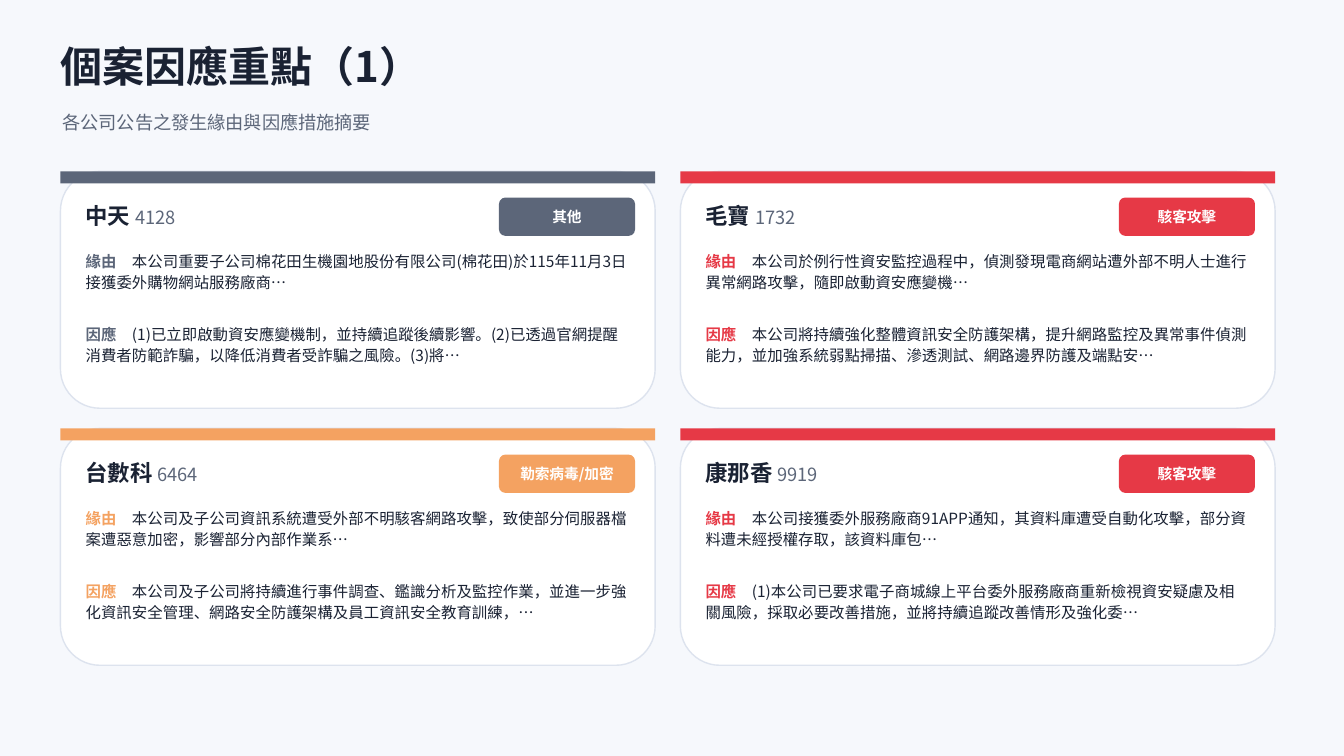
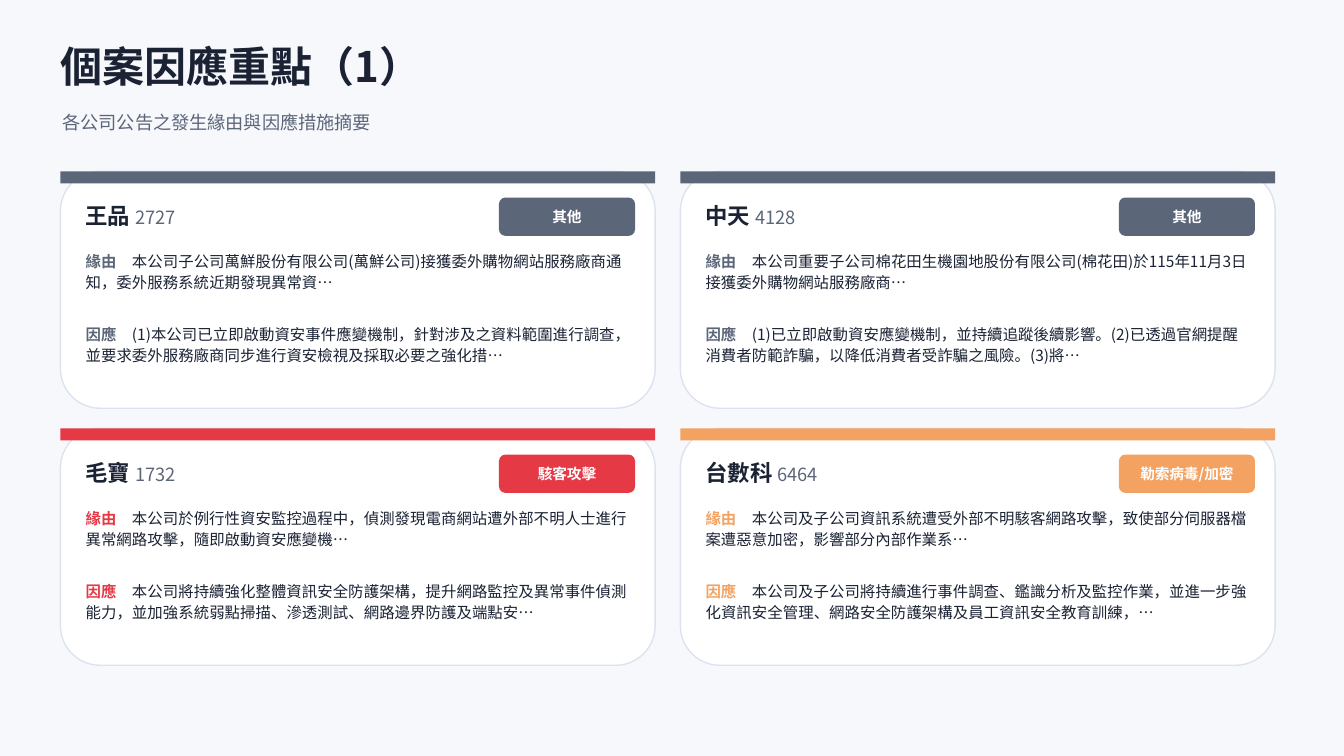
Before and after one commit to Johnnylin77/mops-isec-monitor, a slide deck: slide 6 of 資安事件因應分析.pptx. Drawn at 1344x756 pixels with LibreOffice and Linux fonts; fonts in the diff are those of the drawing. Boxes give left, top, right and bottom in pixels: in the first picture for what was removed or moved away, otherwise in the second. Text is boxed around its words. In the diff, an @@ line names an element or a change of style, - is before the commit and + after.

```diff
--- a/資安事件因應分析.pptx
+++ b/資安事件因應分析.pptx
@@ rectangle at [681, 171, 1275, 184]: fill #E63946 to #5C6679 @@
@@ text at [86, 206, 175, 226]: text changed @@
-中天 4128
+王品 2727
@@ text at [706, 205, 795, 226]: text changed @@
-毛寶 1732
+中天 4128
@@ rounded rectangle at [1119, 198, 1255, 236]: fill #E63946 to #5C6679 @@
@@ text at [1172, 209, 1201, 223]: text changed @@
-駭客攻擊
+其他
@@ text at [86, 254, 621, 290]: text changed @@
-緣由 本公司重要子公司棉花田生機園地股份有限公司(棉花田)於115年11月3日接獲委外購物網站服務廠商…
+緣由 本公司子公司萬鮮股份有限公司(萬鮮公司)接獲委外購物網站服務廠商通知，委外服務系統近期發現異常資…
@@ text at [706, 254, 1247, 270]: text changed @@
-緣由 本公司於例行性資安監控過程中，偵測發現電商網站遭外部不明人士進行異常網路攻擊，隨即啟動資安應變機…
+緣由 本公司重要子公司棉花田生機園地股份有限公司(棉花田)於115年11月3日接獲委外購物網站服務廠商…
@@ text at [86, 325, 630, 363]: text changed @@
-因應 (1)已立即啟動資安應變機制，並持續追蹤後續影響。(2)已透過官網提醒消費者防範詐騙，以降低消費者受詐騙之風險。(3)將…
+因應 (1)本公司已立即啟動資安事件應變機制，針對涉及之資料範圍進行調查，並要求委外服務廠商同步進行資安檢視及採取必要之強化措…
@@ text at [706, 325, 1238, 364]: text changed @@
-因應 本公司將持續強化整體資訊安全防護架構，提升網路監控及異常事件偵測能力，並加強系統弱點掃描、滲透測試、網路邊界防護及端點安…
+因應 (1)已立即啟動資安應變機制，並持續追蹤後續影響。(2)已透過官網提醒消費者防範詐騙，以降低消費者受詐騙之風險。(3)將…
@@ rectangle at [60, 429, 655, 441]: fill #F4A261 to #E63946 @@
@@ rectangle at [681, 429, 1275, 441]: fill #E63946 to #F4A261 @@
@@ text at [86, 462, 175, 483]: text changed @@
-台數科 6464
+毛寶 1732
@@ rounded rectangle at [499, 455, 635, 493]: fill #F4A261 to #E63946 @@
@@ text at [538, 466, 596, 480]: text changed @@
-勒索病毒/加密
+駭客攻擊
@@ text at [706, 462, 818, 483]: text changed @@
-康那香 9919
+台數科 6464
@@ rounded rectangle at [1119, 455, 1255, 493]: fill #E63946 to #F4A261 @@
@@ text at [1140, 466, 1233, 482]: text changed @@
-駭客攻擊
+勒索病毒/加密
@@ text at [86, 511, 627, 547]: text changed @@
-緣由 本公司及子公司資訊系統遭受外部不明駭客網路攻擊，致使部分伺服器檔案遭惡意加密，影響部分內部作業系…
+緣由 本公司於例行性資安監控過程中，偵測發現電商網站遭外部不明人士進行異常網路攻擊，隨即啟動資安應變機…
@@ text at [706, 511, 1246, 547]: text changed @@
-緣由 本公司接獲委外服務廠商91APP通知，其資料庫遭受自動化攻擊，部分資料遭未經授權存取，該資料庫包…
+緣由 本公司及子公司資訊系統遭受外部不明駭客網路攻擊，致使部分伺服器檔案遭惡意加密，影響部分內部作業系…
@@ text at [86, 582, 627, 620]: text changed @@
-因應 本公司及子公司將持續進行事件調查、鑑識分析及監控作業，並進一步強化資訊安全管理、網路安全防護架構及員工資訊安全教育訓練，…
+因應 本公司將持續強化整體資訊安全防護架構，提升網路監控及異常事件偵測能力，並加強系統弱點掃描、滲透測試、網路邊界防護及端點安…
@@ text at [706, 582, 1247, 620]: text changed @@
-因應 (1)本公司已要求電子商城線上平台委外服務廠商重新檢視資安疑慮及相關風險，採取必要改善措施，並將持續追蹤改善情形及強化委…
+因應 本公司及子公司將持續進行事件調查、鑑識分析及監控作業，並進一步強化資訊安全管理、網路安全防護架構及員工資訊安全教育訓練，…
```
Also in this commit, not shown: 8 other slides changed, 1 slide added, 2 other files.
